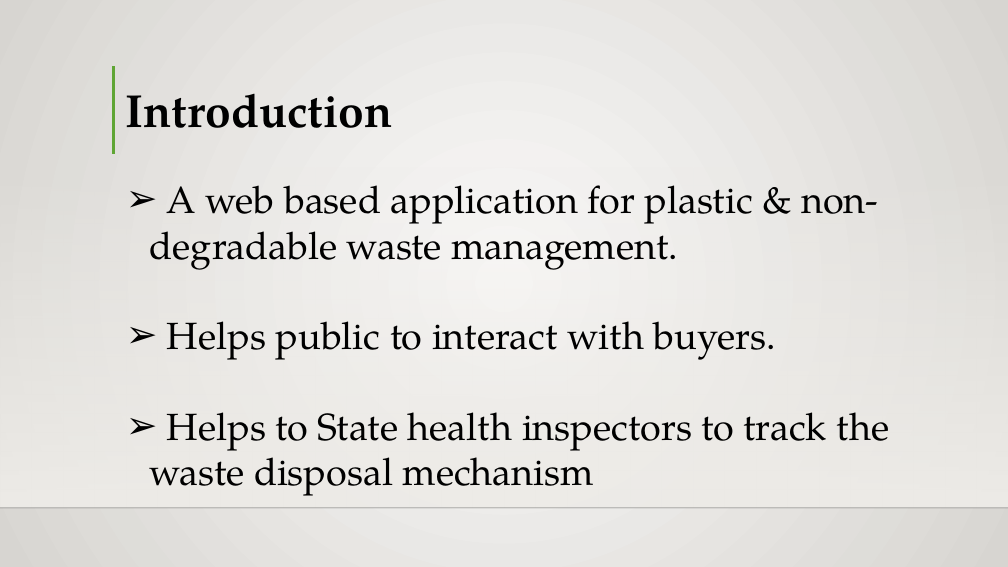
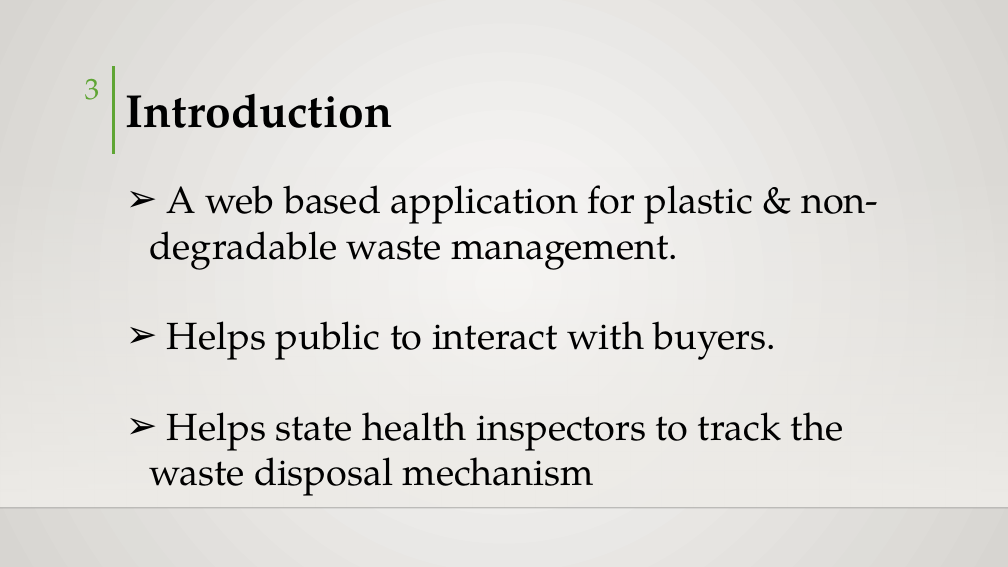
Before and after one commit to hisni/CO227-Project, a slide deck: slide 3 of Presantation/Presentation - Final.pptx. Drawn at 1008x567 pixels with LibreOffice and Linux fonts; fonts in the diff are those of the drawing; background and template pictures are left out. Boxes give left, top, right and bottom in pixels: in the first picture for what was removed or moved away, otherwise in the second. Text is boxed around its words. In the diff, an @@ line names an element or a change of style, - is before the commit and + after.

Commit message:
Updated

```diff
--- a/Presantation/Presentation - Final.pptx
+++ b/Presantation/Presentation - Final.pptx
@@ page number added at <box>85,79,100,100</box>, 28 pt, text #5FA534 @@
+3
@@ text at <box>149,412,844,496</box>: text changed @@
-➢ Helps to State health inspectors to track the waste disposal mechanism
+➢ Helps state health inspectors to track the waste disposal mechanism
```
Also in this commit, not shown: 7 other slides changed.
